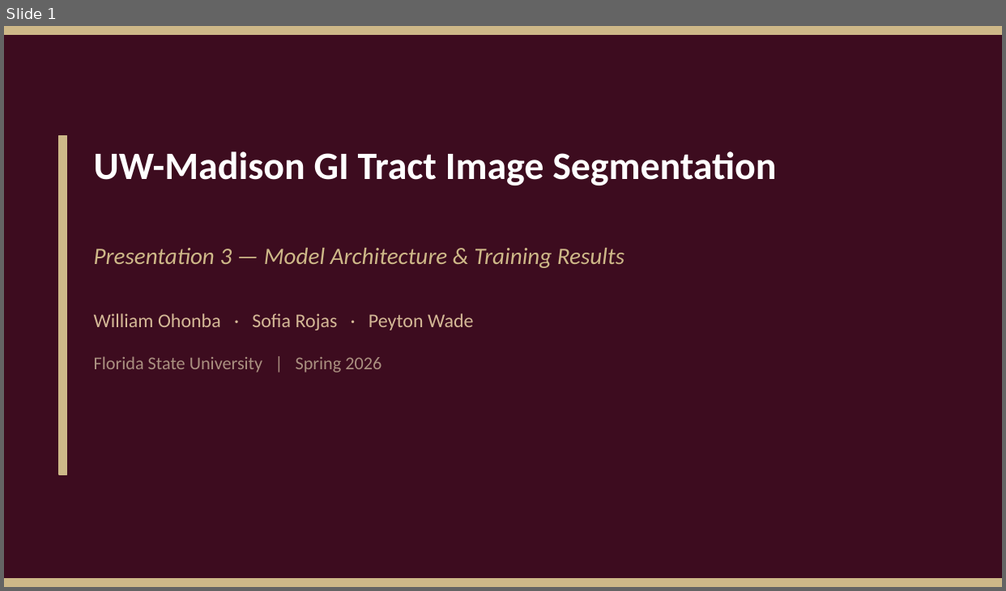
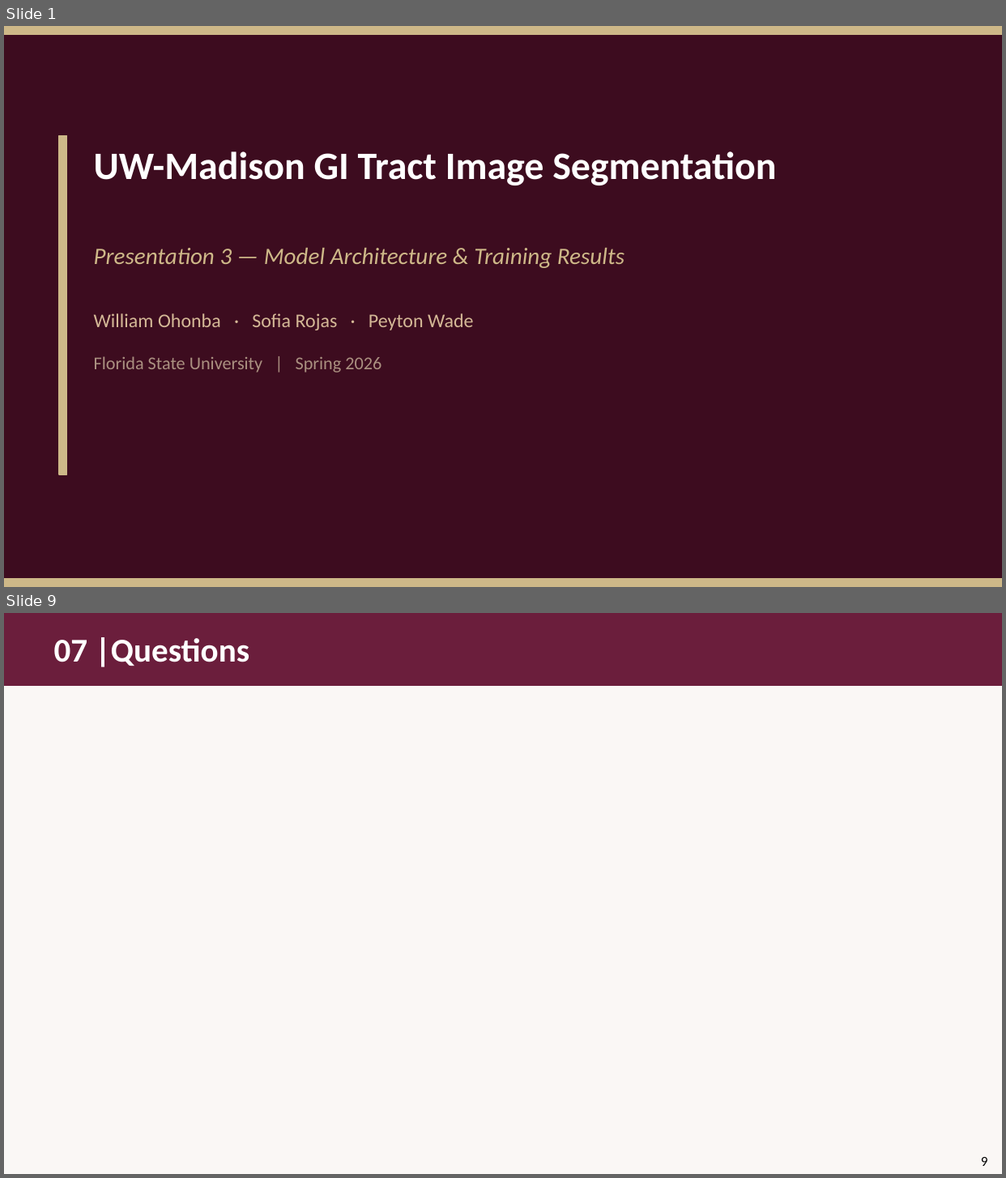
Before and after one commit to William-Ohonba/DS_Health_UWM_Project, a slide deck: presentations/Presentation3_GI_Segmentation.pptx. Shown one above the other, each under a label of ours: slide 1 before the commit, slides 1 and 9 after it; the slides between them are not shown. The pictures are 1006x591 and 1006x1178 pixels, drawn with LibreOffice and Linux fonts; fonts in the diff are those of the drawing. Boxes give left, top, right and bottom in pixels: in the first picture for what was removed or moved away, otherwise in the second. Text is boxed around its words. In the diff, an @@ line names an element or a change of style, - is before the commit and + after.

```diff
--- a/presentations/Presentation3_GI_Segmentation.pptx
+++ b/presentations/Presentation3_GI_Segmentation.pptx
@@ slide 9 added at (4,613,1002,1174), background #FAF7F5 @@
@@ rectangle added at (4,613,1002,685), fill #6B1E3C, outline #6B1E3C 1 pt @@
@@ text added at (54,637,249,667), 24 pt, text #FFFFFF, bold @@
+07 |Questions
@@ text added at (981,1157,988,1166), 10 pt, text #000000 @@
+9
```
Also in this commit, not shown: 6 slides changed, 1 other slide added, 1 slide removed.
